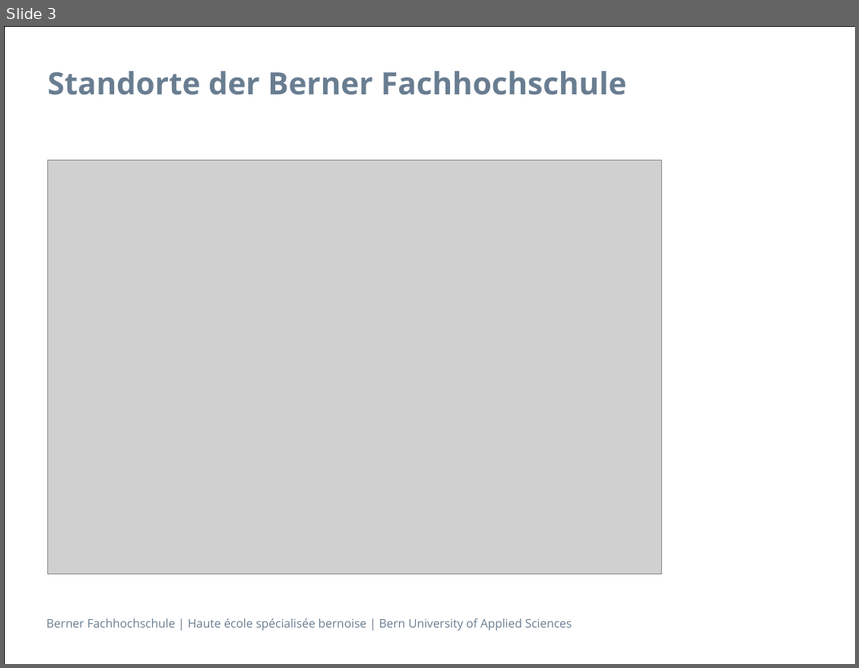
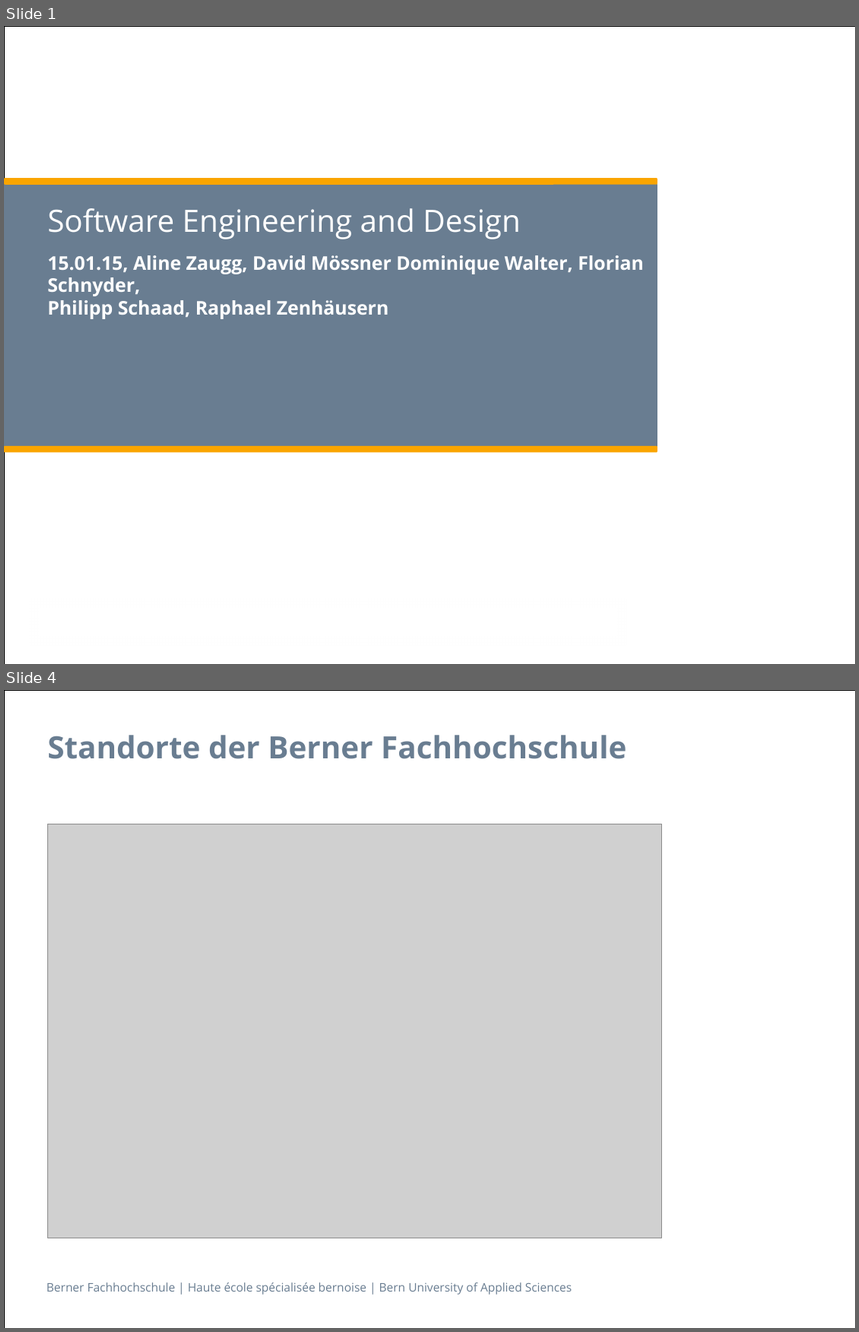
Before and after one commit to swisszeni/ch.bfh.btx8081.w2014.red, a slide deck: doc/finalPresentation/Praesentation_BFH_2013 copy.pptx. Shown one above the other, each under a label of ours: slide 3 before the commit, slides 1 and 4 after it; the slides between them are not shown. The pictures are 859x668 and 859x1332 pixels, drawn with LibreOffice and Linux fonts; fonts in the diff are those of the drawing; grey boxes stand for pictures; background and template pictures are left out. Boxes give left, top, right and bottom in pixels: in the first picture for what was removed or moved away, otherwise in the second. Text is boxed around its words. In the diff, an @@ line names an element or a change of style, - is before the commit and + after.

```diff
--- a/doc/finalPresentation/Praesentation_BFH_2013 copy.pptx
+++ b/doc/finalPresentation/Praesentation_BFH_2013 copy.pptx
@@ slide 1 added at box(4, 26, 855, 664), background #FFFFFF; not listed: 2 template elements that a slide beside it also shows @@
@@ rounded rectangle added at box(4, 181, 658, 449), fill #697D91 @@
@@ rounded rectangle added at box(4, 178, 658, 185), fill #FAA500 @@
@@ title added at box(47, 208, 521, 240), 26 pt, text #FFFFFF @@
+Software Engineering and Design
@@ subtitle added at box(47, 256, 644, 319), 16 pt, text #FFFFFF, bold @@
+15.01.15, Aline Zaugg, David Mössner Dominique Walter, Florian Schnyder,
+Philipp Schaad, Raphael Zenhäusern
@@ rounded rectangle added at box(4, 446, 658, 453), fill #FAA500 @@
@@ text added at box(39, 608, 618, 636), 18 pt, text #FFFFFF @@
+t
@@ what was slide 3 is now slide 4 @@
```
Also in this commit, not shown: 2 other slides added, 2 slides removed.
